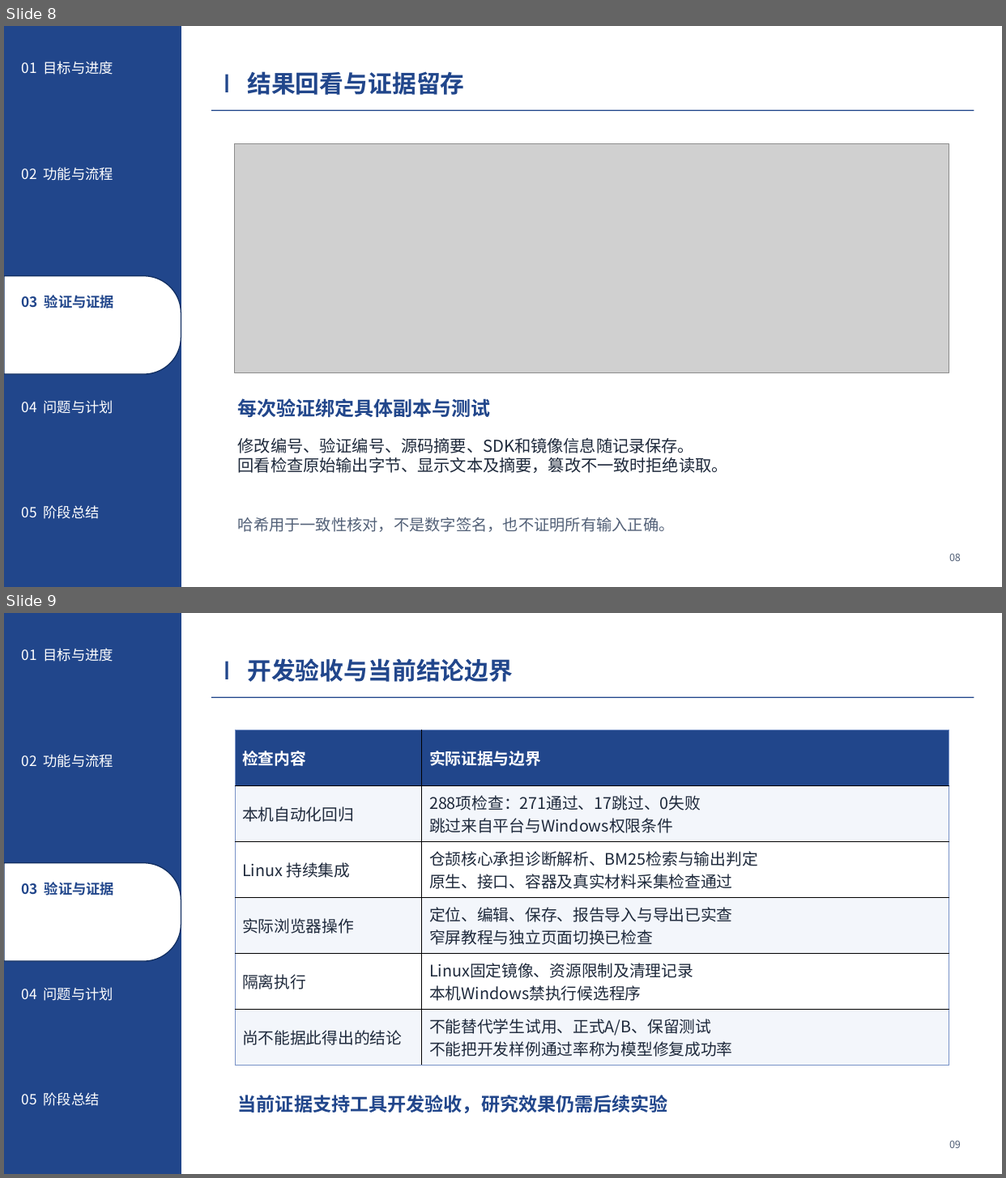
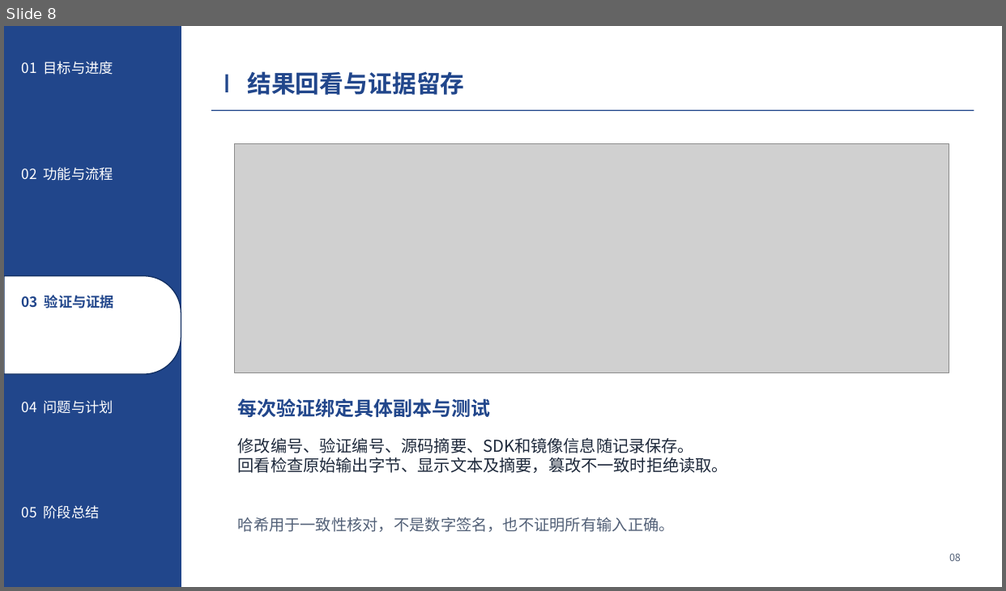
Before and after one commit to Frank72316/cangjie-code-doctor, a slide deck: docs/midterm-defense.pptx. Shown one above the other, each under a label of ours: slides 8 and 9 before the commit, slide 8 after it. The pictures are 1006x1178 and 1006x591 pixels, drawn with LibreOffice and Linux fonts; fonts in the diff are those of the drawing; grey boxes stand for pictures. Boxes give left, top, right and bottom in pixels: in the first picture for what was removed or moved away, otherwise in the second. Text is boxed around its words. In the diff, an @@ line names an element or a change of style, - is before the commit and + after.

```diff
--- a/docs/midterm-defense.pptx
+++ b/docs/midterm-defense.pptx
@@ slide 9 removed at (x1=4, y1=613, x2=1002, y2=1174), background #FFFFFF @@
@@ rectangle removed at (x1=4, y1=613, x2=181, y2=1174) @@
@@ text removed at (x1=22, y1=648, x2=113, y2=662) @@
-01 目标与进度
@@ text removed at (x1=247, y1=658, x2=513, y2=682) @@
-开发验收与当前结论边界
@@ rectangle removed at (x1=226, y1=662, x2=228, y2=679) @@
@@ rectangle removed at (x1=211, y1=697, x2=974, y2=697) @@
@@ table removed at (x1=235, y1=730, x2=948, y2=1065), 6 rows, 2 columns @@
-检查内容 | 实际证据与边界
-本机自动化回归 | 288项检查：271通过、17跳过、0失败 / 跳过来自平台与Windows权限条件
-Linux 持续集成 | 仓颉核心承担诊断解析、BM25检索与输出判定 / 原生、接口、容器及真实材料采集检查通过
-实际浏览器操作 | 定位、编辑、保存、报告导入与导出已实查 / 窄屏教程与独立页面切换已检查
-隔离执行 | Linux固定镜像、资源限制及清理记录 / 本机Windows禁执行候选程序
-尚不能据此得出的结论 | 不能替代学生试用、正式A/B、保留测试 / 不能把开发样例通过率称为模型修复成功率
@@ text removed at (x1=22, y1=754, x2=113, y2=768) @@
-02 功能与流程
@@ round same rect removed at (x1=4, y1=863, x2=181, y2=961) @@
@@ text removed at (x1=22, y1=882, x2=114, y2=896) @@
-03 验证与证据
@@ text removed at (x1=22, y1=987, x2=113, y2=1001) @@
-04 问题与计划
@@ text removed at (x1=22, y1=1093, x2=100, y2=1106) @@
-05 阶段总结
@@ text removed at (x1=238, y1=1095, x2=668, y2=1114) @@
-当前证据支持工具开发验收，研究效果仍需后续实验
@@ text removed at (x1=949, y1=1140, x2=961, y2=1148) @@
-09
```
Also in this commit, not shown: 5 slides changed, 1 slide added, 2 other files.
